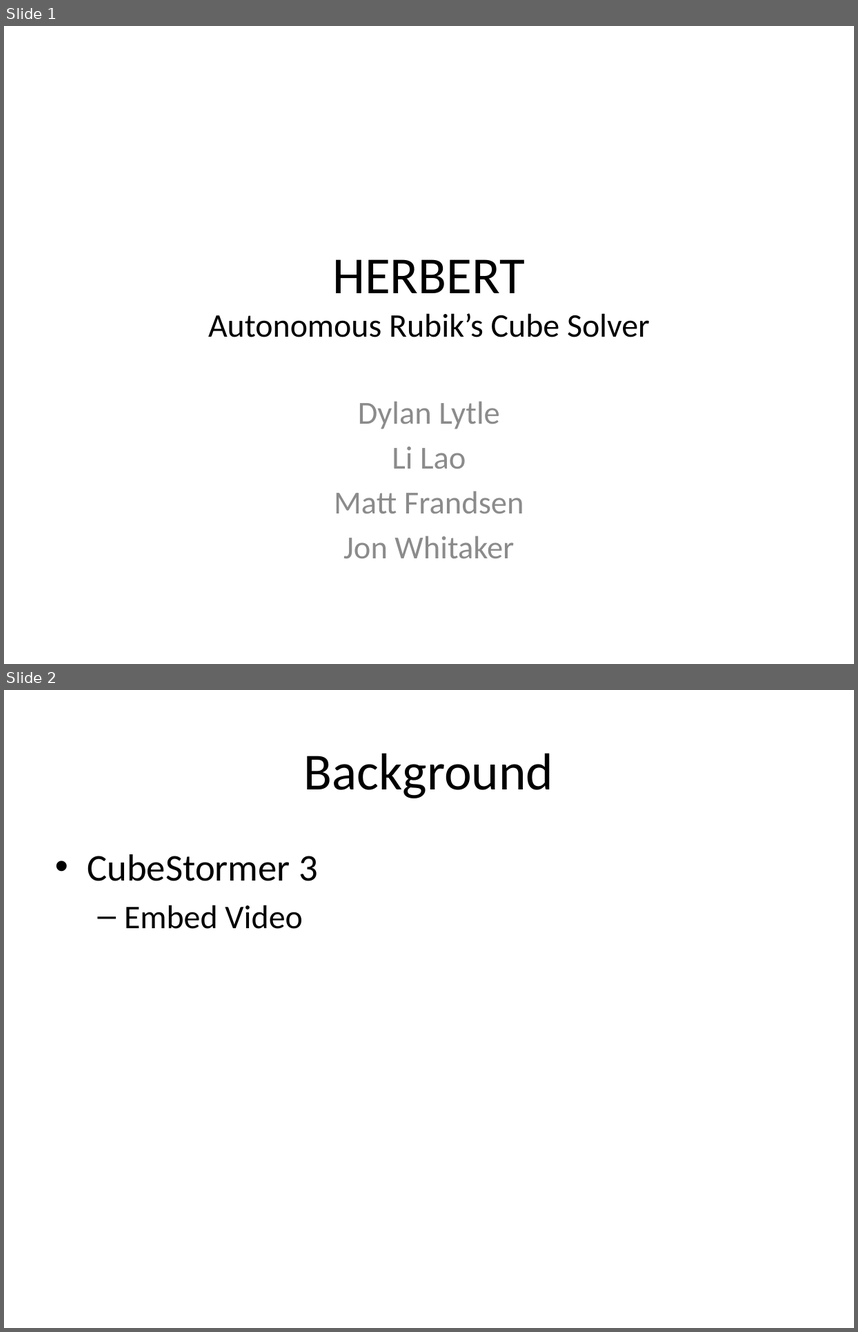
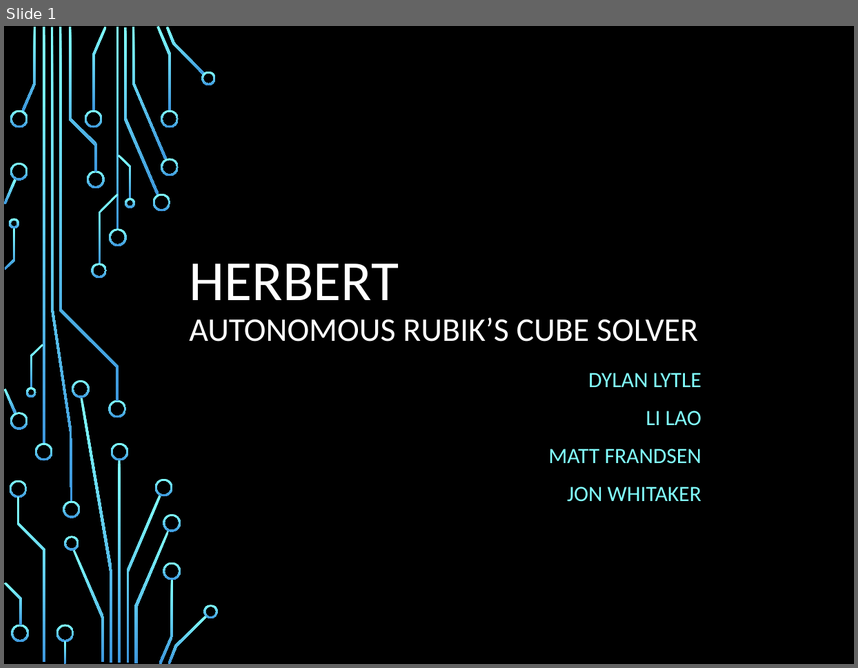
Before and after one commit to jon-whit/herbert, a slide deck: Documents/Presentations/HerbertPresentation.pptx. Shown one above the other, each under a label of ours: slides 1 and 2 before the commit, slide 1 after it. The pictures are 858x1332 and 858x668 pixels, drawn with LibreOffice and Linux fonts; fonts in the diff are those of the drawing; background and template pictures are left out. Boxes give left, top, right and bottom in pixels: in the first picture for what was removed or moved away, otherwise in the second. Text is boxed around its words. In the diff, an @@ line names an element or a change of style, - is before the commit and + after.

Commit message:
Added Background, Introduction, OpenCV, and Kcube sections. Changed slide style.

```diff
--- a/Documents/Presentations/HerbertPresentation.pptx
+++ b/Documents/Presentations/HerbertPresentation.pptx
@@ slide 2 removed at (4,690,854,1328), background #FFFFFF @@
@@ title removed at (304,753,554,798) @@
-Background
@@ text removed at (87,854,318,929) @@
-• CubeStormer 3
-  – Embed Video
@@ slide 1 changed as well @@
@@ background #FFFFFF to picture (left out) @@
@@ title "HERBERT AUTONOMOUS RUBIK’S CUBE SOLVER" at (189,263,698,341): vertical alignment middle to bottom @@
@@ title at (189,263,698,341): text changed; text colour #000000 to #FFFFFF @@
-HERBERT
-Autonomous Rubik’s Cube Solver
+HERBERT
+AUTONOMOUS RUBIK’S CUBE SOLVER
@@ subtitle at (548,372,702,501): text changed; size 27.2 to 18.5 pt; text colour #8C8C8C to #82FFFF @@
-Dylan Lytle
-Li Lao
-Matt Frandsen
-Jon Whitaker
+DYLAN LYTLE
+LI LAO
+MATT FRANDSEN
+JON WHITAKER
@@ group added at (4,26,218,664): 50 freeform shapes, 4 rectangles @@
```
Also in this commit, not shown: 11 other slides changed, 4 slides added, 2 other slides removed.
